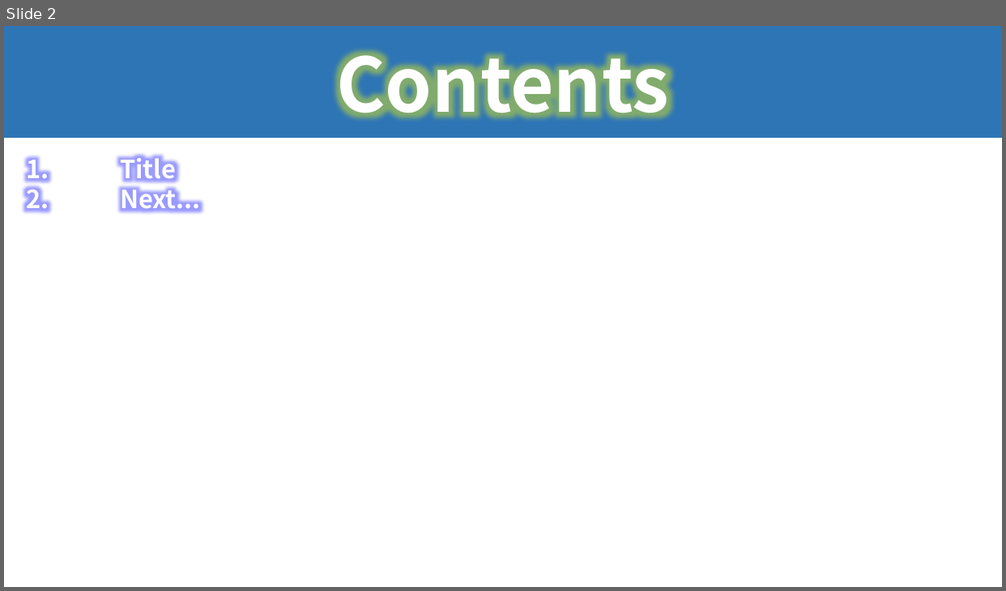
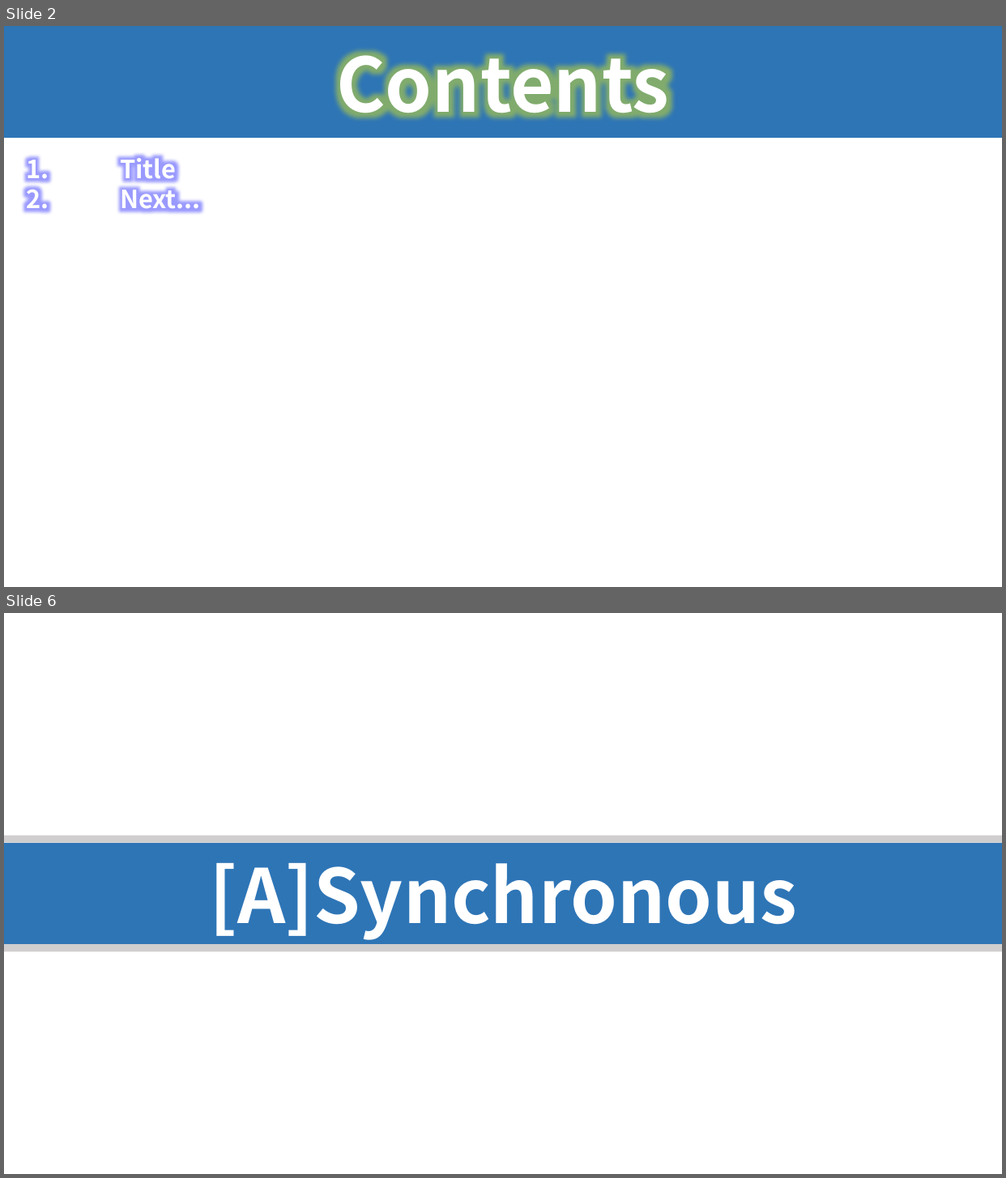
Before and after one commit to seonghokim/Study, a slide deck: Study Material/Firmware Explanation.pptx. Shown one above the other, each under a label of ours: slide 2 before the commit, slides 2 and 6 after it; the slides between them are not shown. The pictures are 1006x591 and 1006x1178 pixels, drawn with LibreOffice and Linux fonts; fonts in the diff are those of the drawing. Boxes give left, top, right and bottom in pixels: in the first picture for what was removed or moved away, otherwise in the second. Text is boxed around its words. In the diff, an @@ line names an element or a change of style, - is before the commit and + after.

```diff
--- a/Study Material/Firmware Explanation.pptx
+++ b/Study Material/Firmware Explanation.pptx
@@ slide 6 added at box(4, 613, 1002, 1174), background #FFFFFF @@
@@ rectangle added at box(4, 843, 1002, 944), fill #2E75B6, 72 pt, text #FFFFFF, bold @@
+[A]Synchronous
@@ rectangle added at box(4, 835, 1002, 843), fill #D0CECE @@
@@ rectangle added at box(4, 944, 1002, 952), fill #D0CECE @@
```
Also in this commit, not shown: 10 other slides added.
